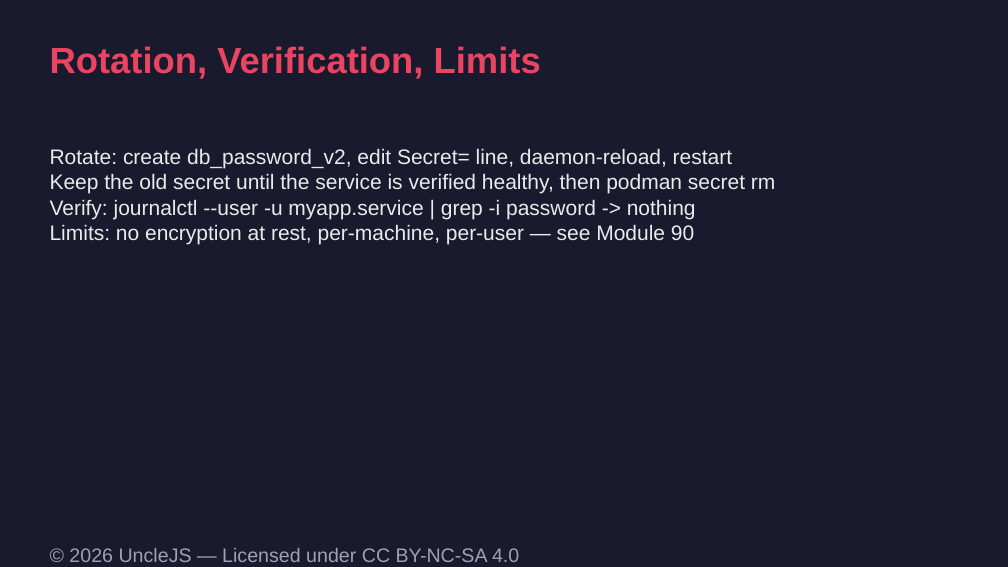
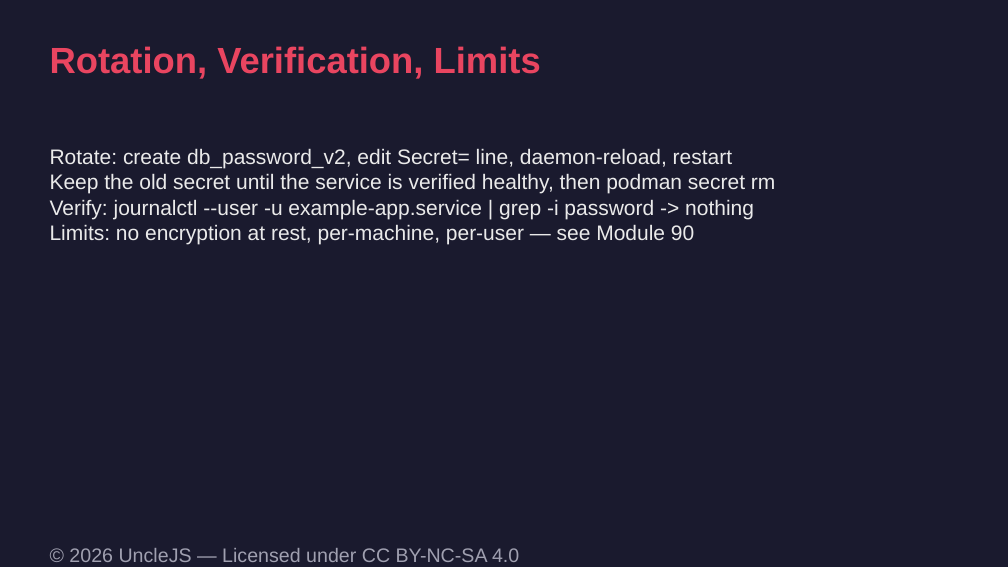
Before and after one commit to UncleJS/course_podman, a slide deck: slide 59 of slides/podman-course.odp. Drawn at 1008x567 pixels with LibreOffice and Linux fonts; fonts in the diff are those of the drawing. Boxes give left, top, right and bottom in pixels: in the first picture for what was removed or moved away, otherwise in the second. Text is boxed around its words. In the diff, an @@ line names an element or a change of style, - is before the commit and + after.

```diff
--- a/slides/podman-course.odp
+++ b/slides/podman-course.odp
@@ text at bbox=[50, 199, 754, 219]: text changed @@
-Verify: journalctl --user -u myapp.service | grep -i password -> nothing
+Verify: journalctl --user -u example-app.service | grep -i password -> nothing
```
Also in this commit, not shown: 7 other slides changed, 58 other files.
